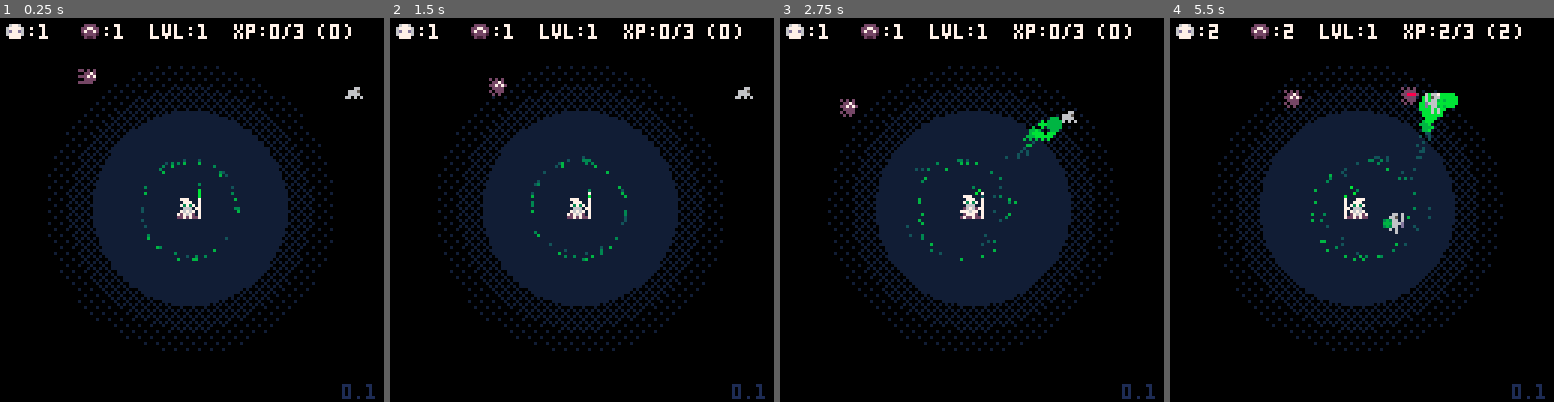
Above: before the commit, frames 1-4 (left to right).
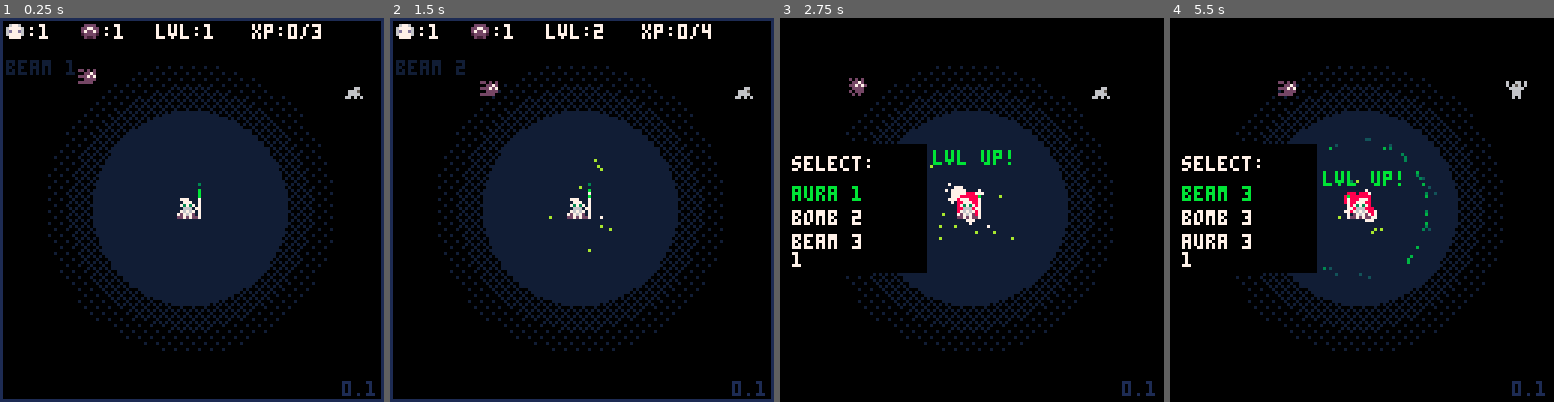
Above: after the commit, the same moments.

Repository: manyweare/heals-p8
Game: PICO-8 cartridge healers.p8
Two runs of this game, one before a commit and one after it. Both use one fixed random seed, a clock stepped at 60 frames per second and the inputs below.
Inputs:
- Up to frame 1 (0.25 s): no input
- Up to frame 2 (1.5 s): tap X (X key) at 0.33, 1.07 s; tap O (Z key) at 0.7 s
- Up to frame 3 (2.75 s): hold Right 1.6-2.1 s; tap O (Z key) at 1.7, 2.1, 2.5 s; tap X (X key) at 1.85 s; hold Up 2.15-2.42 s; hold Right from 2.47 s (still down)
- Up to frame 4 (5.5 s): tap O (Z key) every 0.4 s from 2.9 to 5.3 s; tap X (X key) at 2.97, 4.08, 5.2 s; release Right at 3.03 s; hold Left 3.08-3.58 s; hold Down 3.63-3.97 s; hold Right 4.02-4.68 s; hold Up 4.73-5.03 s; hold Left from 5.08 s (still down)

The runs differ from the first frame. In frame 1, 4.6% of the frame differs, in the area x 0-100%, y 0-100%; in frame 2, 5.0%; in frame 3, 9.9%; in frame 4, 11%, in the area x 1-98%, y 1-100%.

Commit message:
Added upgrade screen and logic.
Also updated state machine.

Diff:
--- a/enemies.lua
+++ b/enemies.lua
@@ -65,7 +65,7 @@
 	en_spw_tmr += 1
 	if (en_spw_tmr % 90 == 0) then
 		en_spw_tmr = 0
-		spawn_enemies(1 + flr(rnd(p.lvl / 2)))
+		spawn_enemies(1 + flr(rnd(p.lvl / 3)))
 	end
 	for e in all(enemies) do
 		u_col(e)
@@ -74,19 +74,11 @@
 		--if there are entities ready
 		--find closest, make it the target
 		if not is_empty(entities) then
-			tgt = find_closest(e, entities, en_s_range)
-			if not is_empty(tgt) then
-				move_to(e, tgt)
-				e.flip = flip_spr(e, tgt)
-			else
-				move_to_plr(e)
-				e.flip = flip_spr(e, p)
-			end
-		else
-			move_to_plr(e)
-			e.flip = flip_spr(e, p)
+			local c = find_closest(e, entities, en_s_range)
+			if (not is_empty(c)) tgt = c
 		end
-		--check for collision with p or tgt if found
+		move_to(e, tgt)
+		--check for collision and attack or just anim
 		if rect_rect_collision(e.col, tgt.col) then
 			e.frame = 0
 			e_attack(e, tgt)
@@ -98,13 +90,18 @@
 	for e in all(dead_enemies) do
 		e_anim_dead(e)
 	end
-	move_apart(enemies, 8)
+	if not is_empty(enemies) then
+		move_apart(enemies, 8)
+	end
 end
 
 function draw_enemies()
 	for e in all(enemies) do
 		spr(e.spr, e.x, e.y, 1, 1, e.flip)
 	end
+end
+
+function draw_dead_ens()
 	for e in all(dead_enemies) do
 		spr(e.spr, e.x, e.y, 1, 1, e.flip)
 	end
--- a/entities.lua
+++ b/entities.lua
@@ -62,7 +62,7 @@
 	spw_tmr += 1
 	if (spw_tmr % 120 == 0) then
 		spw_tmr = 0
-		spawn_entities(1 + flr(rnd(p.lvl / 2)))
+		spawn_entities(1 + flr(rnd(p.lvl / 3)))
 	end
 	for e in all(spawning) do
 		e.frame += 1
@@ -83,8 +83,9 @@
 			end
 		elseif e.state == "ready" then
 			u_col(e)
+			local tgt = p
 			if not is_empty(enemies) then
-				local tgt = find_closest(e, enemies, e_s_range)
+				tgt = find_closest(e, enemies, e_s_range)
 				e.flip = flip_spr(e, tgt)
 				if rect_rect_collision(e.col, tgt.col) then
 					e.frame = 0
@@ -229,6 +230,9 @@
 	for e in all(entities) do
 		spr(e.spr, e.x, e.y, 1, 1, e.flip)
 	end
+end
+
+function draw_dead_es()
 	for e in all(dead) do
 		spr(e.spr, e.x, e.y, 1, 1, e.flip)
 	end
--- a/gamestates.lua
+++ b/gamestates.lua
@@ -1 +1,95 @@
 --gamestates
+
+--init function----------------
+
+function init_game()
+    init_manager()
+    init_map()
+    init_ui()
+    init_player()
+    init_heals()
+    init_entities()
+    init_enemies()
+    init_fx()
+    init_cam()
+end
+
+--update states----------------
+
+function update_start()
+    --for easing functions
+    t = time()
+    update_ui()
+end
+
+function update_game()
+    --for easing functions
+    t = time()
+    update_heals()
+    update_entities()
+    update_enemies()
+    update_player()
+    update_ui()
+    update_fx()
+    update_cam()
+    cheat()
+end
+
+function update_upgrade()
+    --for easing functions
+    t = time()
+    update_heals()
+    update_ui()
+    update_fx()
+    update_cam()
+    update_lvlup()
+end
+
+function update_gameover()
+    --for easing functions
+    t = time()
+    draw_ui()
+end
+
+--draw states------------------
+
+function draw_start()
+    cls()
+    draw_ui()
+end
+
+function draw_game()
+    cls()
+    draw_map()
+    draw_range()
+    draw_dead()
+    draw_fx()
+    draw_player()
+    draw_entities()
+    draw_heals()
+    draw_enemies()
+    draw_ui()
+    draw_hud()
+    draw_debug()
+    draw_cam()
+end
+
+function draw_upgrade()
+    cls()
+    draw_map()
+    draw_range()
+    draw_dead()
+    draw_fx()
+    draw_player()
+    draw_entities()
+    draw_heals()
+    draw_enemies()
+    draw_ui()
+    draw_cam()
+    draw_lvlup()
+end
+
+function draw_gameover()
+    cls()
+    draw_ui()
+end
--- a/healers.p8
+++ b/healers.p8
@@ -5,9 +5,10 @@
 --by marcelo d. viana neto
 --includes
 #include main.lua
---#include gamestates.lua
+#include gamestates.lua
 #include tools.lua
 #include coll.lua
+#include manager.lua
 #include map.lua
 #include player.lua
 #include heals.lua
--- a/heals.lua
+++ b/heals.lua
@@ -2,7 +2,6 @@
 
 --TODOS:
 --chain heal
---projectile heal
 
 function init_heals()
 	--current heals in the queue
@@ -19,10 +18,9 @@
 	--staff orb glow lt
 	orb_lt = 12
 
-	curr_heals = {}
-
 	--heal archetypes
 	beam = {
+		name = "beam",
 		lvl = 1,
 		pwr = .5,
 		freq = 15,
@@ -30,53 +28,77 @@
 		range = hrange,
 		tmr = 0,
 		clrs = hclrs,
-		chains = 3
+		chain = false,
+		func = new_beam_heal
 	}
 	aoe = {
+		name = "aura",
 		lvl = 1,
-		pwr = .25,
+		pwr = .1,
 		freq = 20,
 		spd = 1,
-		range = hrange / 2,
+		range = flr(hrange * .66),
 		tmr = 0,
-		clrs = { 10, 3, 15 }
+		clrs = { 10, 3, 15 },
+		func = new_aoe_heal
 	}
 	proj = {
+		name = "bomb",
 		lvl = 1,
 		pwr = 1,
 		freq = 30,
 		spd = 2,
 		range = min(hrange * 2, 128),
 		tmr = 0,
-		spr = 53
+		spr = 53,
+		func = new_proj_heal
 	}
+	chain = {
+		name = "chain",
+		lvl = 1,
+		pwr = beam.pwr / 2,
+		freq = beam.freq,
+		spd = beam.spd,
+		range = flr(hrange / 2),
+		tmr = 0,
+		clrs = beam.clrs
+	}
+
+	-- lvl curve:
+	-- stat = stat + flr(10 * log10(lvl + 1))
+
+	-- player abilities
+	all_heals = { beam, aoe, proj }
+	curr_heals = { beam }
 end
 
 function update_heals()
 	update_h_timers()
-	if beam.tmr == beam.freq then
-		beam.tmr = 0
-		new_beam_heal()
-	end
-	if aoe.tmr == aoe.freq then
-		aoe.tmr = 0
-		new_aoe_heal()
-	end
-	if proj.tmr == proj.freq then
-		proj.tmr = 0
-		new_proj_heal()
-	end
 	animate_heals()
 end
 
+-- updates timer and check ellapsed
+-- if ellapsed, fire off a heal
+-- current heals only
 function update_h_timers()
-	beam.tmr += 1
-	aoe.tmr += 1
-	proj.tmr += 1
+	for h in all(curr_heals) do
+		h.tmr += 1
+		if h.tmr == h.freq then
+			h.tmr = 0
+			h.func()
+		end
+	end
+end
+
+function heal_upgrade(h)
+	h.lvl += 1
+	h.pwr += flr(10 * log10(h.lvl + 1))
+	h.freq = max(h.freq - 1, 5)
+	if (h == aoe) h.range = min(h.range + 2, 48)
 end
 
 function new_beam_heal()
-	--must find a closest hurt entity
+	-- must find a closest hurt entity
 	local c = closest_hurt(p, entities)
 	if not is_empty(c) and is_in_range(c, beam.range) then
 		local h = {
@@ -116,7 +138,7 @@
 end
 
 function new_proj_heal()
-	--must find hurt entity
+	-- must find hurt entity
 	local t = all_hurt(entities)
 	local r = rnd(t)
 	if not is_empty(r) and is_in_range(r, proj.range) then
@@ -134,13 +156,6 @@
 		add(heals, h)
 		orb_glow()
 	end
-end
-
-function fire_heal(h)
-	e_heal(h.tgt, h.pwr)
-	heal_fx(h.tx, h.ty)
-	--play heal sfx unless aoe
-	if (h.type != "aoe") sfx(sfxt.heal)
 end
 
 -- TODO: chain heal
@@ -164,8 +179,15 @@
 -- 	end
 -- end
 
+function fire_heal(h)
+	e_heal(h.tgt, h.pwr)
+	heal_fx(h.tx, h.ty)
+	--play heal sfx unless aoe
+	if (h.type != "aoe") sfx(sfxt.heal)
+end
+
 function draw_heals()
-	for h in all(heals) do
+	for i, h in pairs(heals) do
 		-- staff orb glow for all but aoe
 		if (h.type != "aoe") then d_orb_fx() end
 		if (h.type == "beam") then
@@ -174,7 +196,9 @@
 			d_proj_heal(h)
 		end
 	end
-	d_aoe_heal()
+	--out of for loop because it isn't drawn
+	--when heals are fired, but constantly
+	if (count(curr_heals, aoe) == 1) d_aoe_heal()
 end
 
 function animate_heals()
--- a/main.lua
+++ b/main.lua
@@ -1,10 +1,21 @@
---main
+-- main
 
---TODOS:
---check token count
---adjust xp max increase curve
---improve state machine (change init upd draw)
---leveling system
+-- TODOS:
+-- adjust growth curve
+-- improve state machine -DONE
+-- leveling system (in-progress)
+-- ui pointer toward offscreen hurt entity
+-- fix cobblestoning
+-- start screen
+-- game over screen
+-- bosses
+-- level art + design
+-- level progresses upwards towards bosses
+-- difficulty curve
+-- (maybe) enemies spawn from bosses, move downward
+-- (maybe) start with some entities
+-- (maybe) other entities trapped
+-- optimize token count
 
 function _init()
 	version = "0.1"
@@ -13,32 +24,9 @@
 	--color palette--
 	poke(0x5f2e, 1)
 	pal({ [0] = 0, 1, 129, 3, 133, 5, 6, 7, 8, 138, 139, 11, 141, 13, 130, 131 }, 1)
-	--switch to a more NES palette
-	--this isn't it but better than the above
-	--pal({ [0] = 0, 1, 129, 3, 133, 5, 6, 7, 8, 9, 135, 141, 12, 142, 11, 138 }, 1)
-
-	--manager--
-	game = {
-		--game states
-		state = "game",
-		--current xp max
-		xpmax = 3,
-		--current xp modifier
-		xpmod = 1,
-		--current live enemies
-		live_ens = 0,
-		--total dead enemies
-		dead_ens = 0,
-		--current live entities
-		live_es = 0,
-		--total dead entities
-		dead_es = 0,
-		--total healed entities
-		healed_es = 0
-	}
-
-	--lvl anim frame
-	lvlanim = 0
+	-- switch to a more NES palette??
+	-- this isn't it but better than the above
+	-- pal({ [0] = 0, 1, 129, 3, 133, 5, 6, 7, 8, 9, 135, 141, 12, 142, 11, 138 }, 1)
 
 	--easing vars--
 	lt = time()
@@ -46,122 +34,15 @@
 	dt = 0
 
 	--setup--
-	init_state(game.state)
+	init_game()
 end
 
 function _update()
-	--for easing
-	t = time()
-	update_state(game.state)
+	update_game()
+	-- update_upgrade()
 end
 
 function _draw()
-	cls()
-	draw_state(game.state)
+	draw_game()
+	-- draw_upgrade()
 end
-
---game states--
-
-function init_state(s)
-	if s == "start" then
-	elseif s == "game" then
-		init_map()
-		init_ui()
-		init_player()
-		init_heals()
-		init_entities()
-		init_enemies()
-		init_fx()
-		init_cam()
-	elseif s == "lvlup" then
-	elseif s == "gameover" then
-	end
-end
-
-function update_state(s)
-	if s == "start" then
-		update_ui()
-	elseif s == "game" then
-		update_heals()
-		update_entities()
-		update_enemies()
-		update_player()
-		update_ui()
-		update_fx()
-		update_cam()
-	elseif s == "lvlup" then
-		update_ui()
-	elseif s == "gameover" then
-		update_ui()
-	end
-end
-
-function draw_state(s)
-	if s == "start" then
-		draw_ui()
-	elseif s == "game" then
-		draw_map()
-		draw_range()
-		draw_fx()
-		draw_enemies()
-		draw_entities()
-		draw_player()
-		draw_heals()
-		draw_ui()
-		draw_lvlup()
-		draw_cam()
-	elseif s == "lvlup" then
-		draw_ui()
-		draw_lvlup()
-	elseif s == "gameover" then
-		draw_ui()
-	end
-end
-
---manager functions--
-function addxp(n)
-	local ovrxp = 0
-	n *= game.xpmod
-	--check for lvl up and overflow
-	if p.curxp + n >= game.xpmax then
-		ovrxp = (p.curxp + n) - game.xpmax
-		p.curxp = ovrxp
-		lvlup()
-	else
-		p.curxp += n * game.xpmod
-	end
-	p.totalxp += n * game.xpmod
-end
-
-function lvlup()
-	--log scaling
-	--value = steepness * log_b(level + 1) + offset
-	p.lvl += 1
-	lvlanim = 1
-	--TODO: adjust xp max increase curve
-	game.xpmax = flr(game.xpmax * 1.5)
-	aoe.range = flr(10 * log10(p.lvl + 1) + hrange / 2)
-	beam.range = flr(10 * log10(p.lvl + 1) + hrange)
-	sfx(-1)
-	sfx(sfxt.lvlup)
-end
-
-function draw_lvlup()
-	if lvlanim > 0 then
-		lvlup_fx()
-		print("lvl up!", p.x - 8, p.y - 5 - (lvlanim / 2), 7)
-		lvlanim += 1
-		if (lvlanim > 30) lvlanim = 0
-	end
-end
-
---misc--
-function draw_range()
-	local c = 2
-	fillp(0x7fdf)
-	circfill(p.x + flr(p.w / 2), p.y + flr(p.h / 2), hrange + 16, c)
-	fillp(0x7ada)
-	circfill(p.x + flr(p.w / 2), p.y + flr(p.h / 2), hrange + 8, c)
-	fillp()
-	circfill(p.x + flr(p.w / 2), p.y + flr(p.h / 2), hrange, c)
-end
--- /dev/null
+++ b/manager.lua
@@ -0,0 +1,74 @@
+--manager
+
+--TODO:
+--more level up choices
+
+function init_manager()
+    game = {
+        --current xp max
+        xpmax = 3,
+        --current xp modifier
+        xpmod = 1,
+        --current live enemies
+        live_ens = 0,
+        --total dead enemies
+        dead_ens = 0,
+        --current live entities
+        live_es = 0,
+        --total dead entities
+        dead_es = 0,
+        --total healed entities
+        healed_es = 0
+    }
+    --
+    lvlup_options = {}
+end
+
+--leveling functions-----------
+
+function addxp(n)
+    local ovrxp = 0
+    n *= game.xpmod
+    --check for lvl up and overflow
+    if p.curxp + n >= game.xpmax then
+        ovrxp = (p.curxp + n) - game.xpmax
+        p.curxp = ovrxp
+        lvlup()
+    else
+        p.curxp += n * game.xpmod
+    end
+    p.totalxp += n * game.xpmod
+end
+
+function lvlup()
+    sfx(-1)
+    sfx(sfxt.lvlup)
+    p.lvl += 1
+    lvlanim = 1
+    --log scaling
+    --value = steepness * log_b(level + 1) + offset
+    --TODO: adjust xp max increase curve
+    game.xpmax = flr(game.xpmax * 1.5)
+    --create list of random lvl up uptions
+    lvlup_options = {}
+    while #lvlup_options < 3 do
+        local r = rnd(all_heals)
+        if (count(lvlup_options, r) == 0) add(lvlup_options, r)
+    end
+    --change state
+    _update = update_upgrade
+    _draw = draw_upgrade
+end
+
+function cheat()
+    if btn(4) then
+        lvlup()
+        _update = update_upgrade
+        _draw = draw_upgrade
+    end
+end
+
+function draw_dead()
+    draw_dead_ens()
+    draw_dead_es()
+end
--- a/player.lua
+++ b/player.lua
@@ -187,3 +187,14 @@
 	p.hp = max(p.hp - max(1, d), 0)
 	if (i) p.inv_c = p.inv_f
 end
+
+--draws circle around player
+function draw_range()
+	local c = 2
+	fillp(0x7fdf)
+	circfill(p.x + flr(p.w / 2), p.y + flr(p.h / 2), hrange + 16, c)
+	fillp(0x7ada)
+	circfill(p.x + flr(p.w / 2), p.y + flr(p.h / 2), hrange + 8, c)
+	fillp()
+	circfill(p.x + flr(p.w / 2), p.y + flr(p.h / 2), hrange, c)
+end
--- a/tools.lua
+++ b/tools.lua
@@ -101,19 +101,6 @@
 	return false
 end
 
-function move_to_plr(e)
-	local a = get_dir(p.x - (p.w / 2), p.y - (p.h / 2), e.x, e.y)
-	local dx = cos(a)
-	local dy = sin(a)
-	if not rect_rect_collision(e.col, p.col) then
-		--update the direction vars to allow is_moving check
-		e.dx = dx
-		e.dy = dy
-		e.x -= e.dx * e.spd
-		e.y -= e.dy * e.spd
-	end
-end
-
 function move_to(e, t)
 	local a = get_dir(t.x - (t.w / 2), t.y - (t.h / 2), e.x, e.y)
 	local dx = cos(a)
@@ -125,6 +112,7 @@
 		e.x -= e.dx * e.spd
 		e.y -= e.dy * e.spd
 	end
+	e.flip = flip_spr(e, t)
 end
 
 -- move entities in a table (t) apart from each other up to an r radius
--- a/ui.lua
+++ b/ui.lua
@@ -3,9 +3,9 @@
 --TODO:
 --use quickset to save tokens
 --fix xp/hp bars
+--level up menu art
 
 function init_ui()
-	lvlup_ui = {}
 	ui = {
 		xp = 0,
 		spr = { 5, 6 },
@@ -14,6 +14,14 @@
 		h = 8,
 		w = 127
 	}
+	--current ui selection
+	sel = 1
+	--lvl anim frame counter
+	lvlanim = 0
+	--anim tgl var
+	lvlanim_tgl = true
+	--anim clr
+	lvlup_clr = 7
 end
 
 function update_ui()
@@ -23,22 +31,34 @@
 	ui.hp = flr(p.hp / p.hpmax) * ui.w
 end
 
-function draw_ui()
-	if game.state == "start" then
-		draw_start()
-	elseif game.state == "game" then
-		draw_hud(false)
-	elseif game.state == "lvlup" then
-		draw_lvlup()
-	elseif game.state == "gameover" then
+function update_lvlup()
+	if (lvlanim > 0) lvlanim += 1
+	if (lvlanim > 30) lvlanim = 0
+	--up
+	if (btnp(2)) sel = max(sel - 1, 1)
+	--down
+	if (btnp(3)) sel = min(sel + 1, 3)
+	--x
+	if btn(5) then
+		if not is_empty(lvlup_options) then
+			--if heal already acquired, increase lvl
+			--otherwise add it to currrent heals
+			if count(curr_heals, lvlup_options[sel]) > 0 then
+				heal_upgrade(lvlup_options[sel])
+			else
+				add(curr_heals, lvlup_options[sel])
+			end
+		end
+		_update = update_game
+		_draw = draw_game
 	end
-	print(version, ui.x + 114, ui.y + 122, 1)
 end
 
-function draw_start()
+function draw_ui()
+	print(version, ui.x + 114, ui.y + 121, 1)
 end
 
-function draw_hud(draw_debug)
+function draw_hud()
 	--bg
 	rectfill(ui.x, ui.y, ui.x + ui.w, ui.y + ui.h, 0)
 	--current live entities
@@ -47,25 +67,49 @@
 	--current live enemies
 	spr(ui.spr[1], ui.x + 26, ui.y + 0)
 	print(":" .. tostr(game.live_ens), ui.x + 34, ui.y + 2, 7)
-	--border
-	--rect(ui.x, ui.y, ui.x + 127, ui.y + 127, 1)
 	--text
-	print("lvl:" .. tostr(p.lvl), ui.x + 50, ui.y + 2, 7)
-	print("xp:" .. tostr(p.curxp) .. "/" .. tostr(game.xpmax) .. " (" .. tostr(p.totalxp) .. ")", ui.x + 78, ui.y + 2, 7)
+	print("lvl:" .. tostr(p.lvl), ui.x + 52, ui.y + 2, 7)
+	print("xp:" .. tostr(p.curxp) .. "/" .. tostr(game.xpmax), ui.x + 84, ui.y + 2, 7)
 	--d_xp_bar()
 	--d_hp_bar()
-	--debug
-	if draw_debug then
-		print(tostr(p.dx), ui.x, ui.y + 12, 7)
-		print(tostr(p.dy), ui.x, ui.y + 18, 7)
-		print(tostr(p.x), ui.x, ui.y + 24, 7)
-		print(tostr(p.y), ui.x, ui.y + 30, 7)
-		print(tostr(cam.x), ui.x, ui.y + 36, 7)
-		print(tostr(cam.y), ui.x, ui.y + 42, 7)
-	end
+	-- border
+	rect(ui.x, ui.y, ui.x + 127, ui.y + 127, 1)
 end
 
-function draw_lvlup_menu()
+function draw_lvlup()
+	if lvlanim > 0 then
+		lvlup_fx()
+		if lvlanim_tgl then
+			lvlup_clr = 11
+		else
+			lvlup_clr = 7
+		end
+		print("lvl up!", p.x - 8, p.y - 5 - (lvlanim / 2), lvlup_clr)
+		if (lvlanim % 3 == 0) lvlanim_tgl = not lvlanim_tgl
+	end
+	--bg
+	rectfill(ui.x, ui.y + 42, ui.x + 48, ui.y + 84, 0)
+	print("select:", ui.x + 4, ui.y + 46, 7)
+	for i = 1, #lvlup_options do
+		local l = 1
+		local c = 7
+		--if player already has this heal,
+		--show the next level of the heal
+		if count(curr_heals, lvlup_options[i]) > 0 then
+			l = lvlup_options[i].lvl + 1
+		end
+		if (i == sel) then c = 11 end
+		print(
+			lvlup_options[i].name .. " " .. tostr(l),
+			ui.x + 4, ui.y + 48 + i * 8, c
+		)
+	end
+	print(tostr(sel))
+end
+
+function draw_gameover()
+	rectfill(ui.x, ui.y + 42, ui.x + 128, ui.y + 84, 0)
+	print("you died", ui.x + 4, ui.y + 46, 7)
 end
 
 function d_xp_bar()
@@ -77,3 +121,19 @@
 	line(ui.x, ui.y + ui.h + 2, ui.x + ui.w, ui.y + ui.h + 2, 13)
 	line(ui.x, ui.y + ui.h + 2, ui.x + ui.hp, ui.y + ui.h + 2, 8)
 end
+
+function draw_debug()
+	for i = 1, #curr_heals do
+		print(
+			curr_heals[i].name .. " " .. tostr(curr_heals[i].lvl),
+			ui.x + 2, ui.y + 8 + i * 6, 2
+		)
+	end
+	-- print("p.dx:" .. tostr(p.dx), ui.x, ui.y + 12, 7)
+	-- print("p.dy:" .. tostr(p.dy), ui.x, ui.y + 18, 7)
+	-- print("p.x:" .. tostr(p.x), ui.x, ui.y + 24, 7)
+	-- print("p.y:" .. tostr(p.y), ui.x, ui.y + 30, 7)
+	-- print("cam.x:" .. tostr(cam.x), ui.x, ui.y + 36, 7)
+	-- print("cam.y:" .. tostr(cam.y), ui.x, ui.y + 42, 7)
+	-- print("cpu:" .. tostr(stat(1)), ui.x, ui.y + 48, 7)
+end
